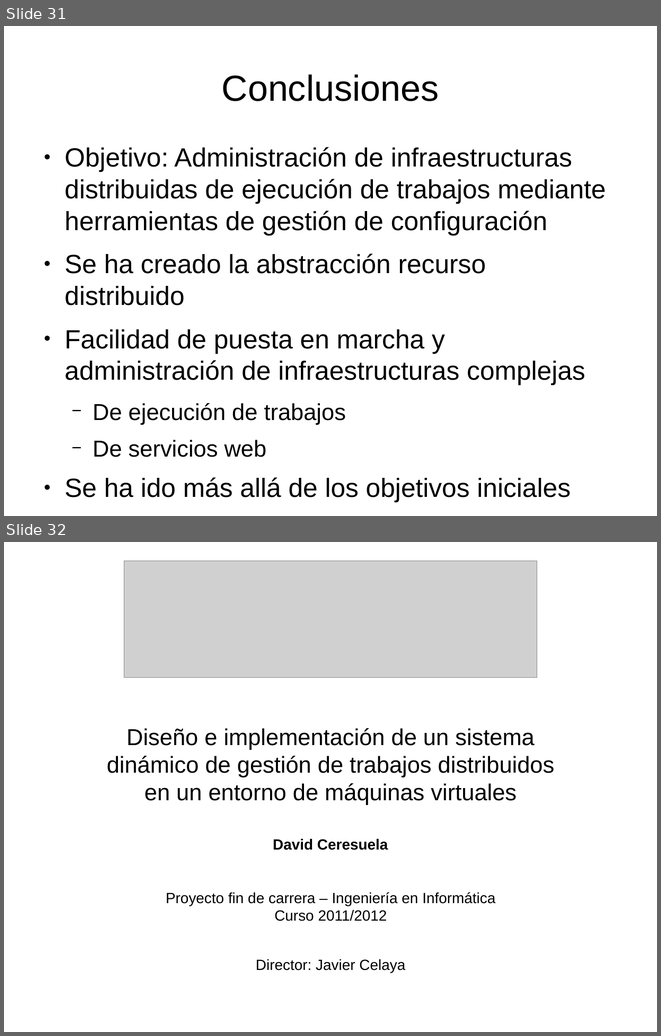
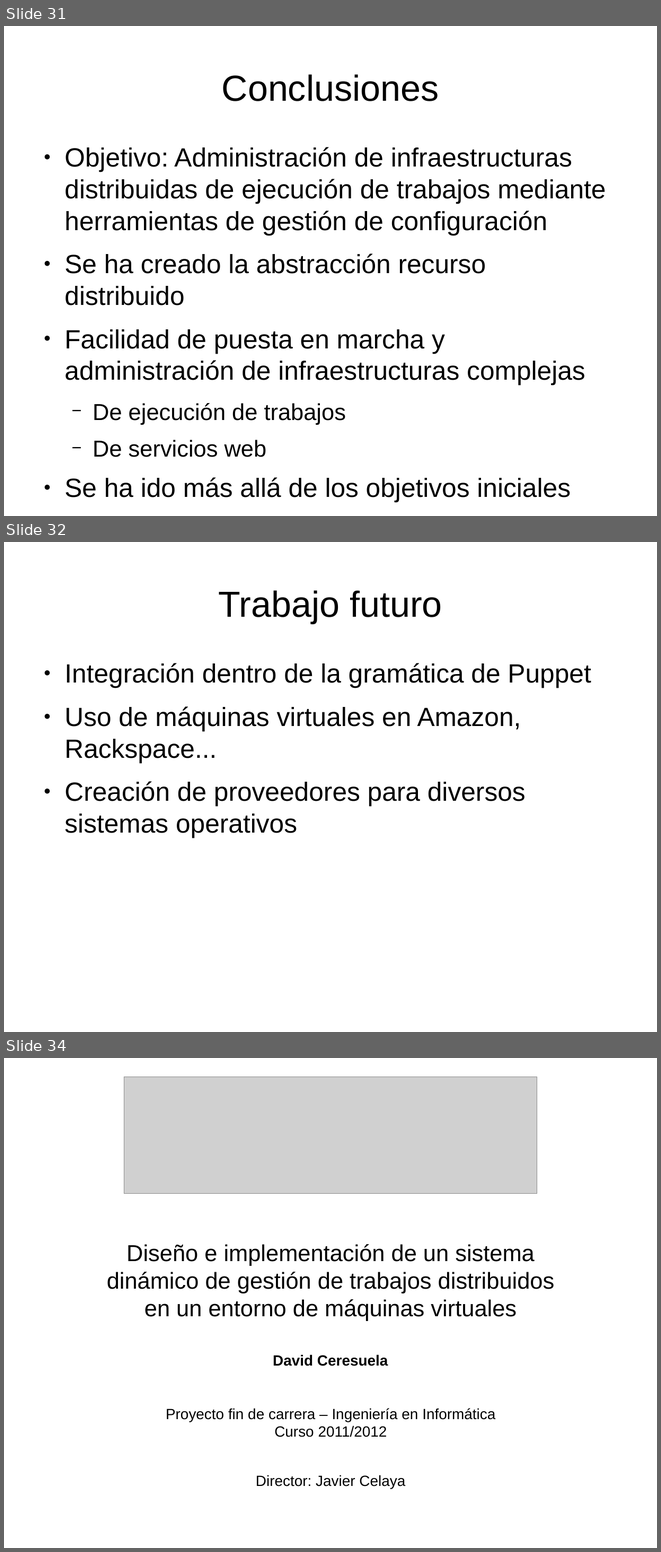
Before and after one commit to dcere/pfc, a slide deck: adm/presentacion/presentacion.odp. Shown one above the other, each under a label of ours: slides 31 and 32 before the commit, slides 31, 32 and 34 after it; the slides between them are not shown. The pictures are 661x1036 and 661x1552 pixels, drawn with LibreOffice and Linux fonts; fonts in the diff are those of the drawing; grey boxes stand for pictures. Boxes give left, top, right and bottom in pixels: in the first picture for what was removed or moved away, otherwise in the second. Text is boxed around its words. In the diff, an @@ line names an element or a change of style, - is before the commit and + after.

```diff
--- a/adm/presentacion/presentacion.odp
+++ b/adm/presentacion/presentacion.odp
@@ slide 32 added at [4,542,657,1032], background #FFFFFF @@
@@ title added at [218,590,442,623], 44 pt, text #000000 @@
+Trabajo futuro
@@ text added at [64,663,591,837], 32 pt, text #000000 @@
+● Integración dentro de la gramática de Puppet
+● Uso de máquinas virtuales en Amazon, Rackspace...
+● Creación de proveedores para diversos sistemas operativos
@@ what was slide 32 is now slide 34 @@
```
Also in this commit, not shown: 3 slides changed, 1 other slide added, 1 slide removed, 1 other file.
